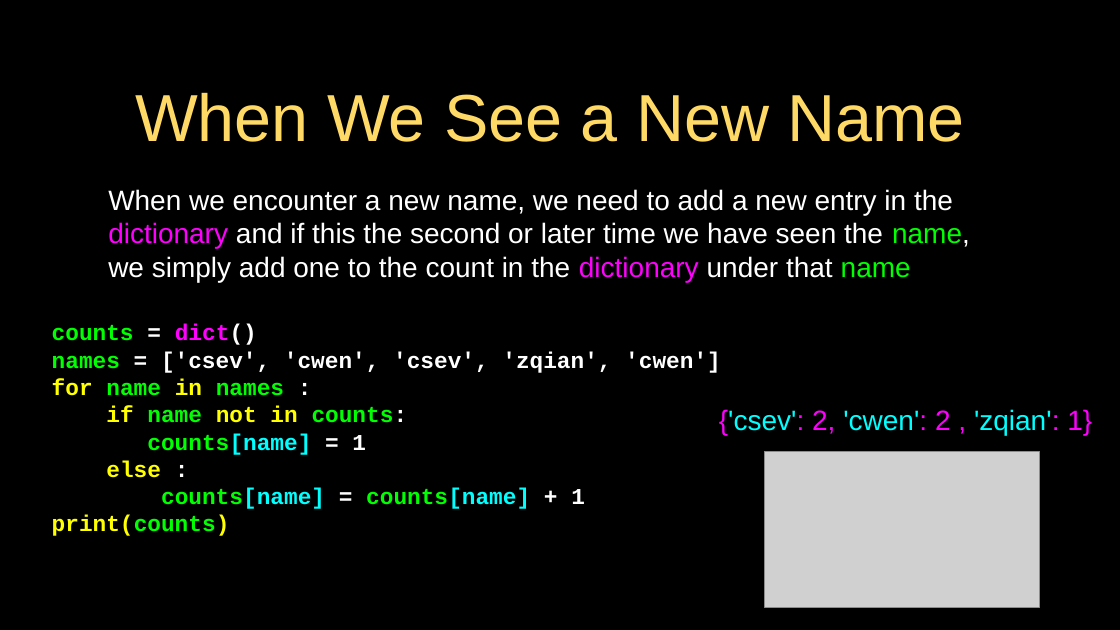
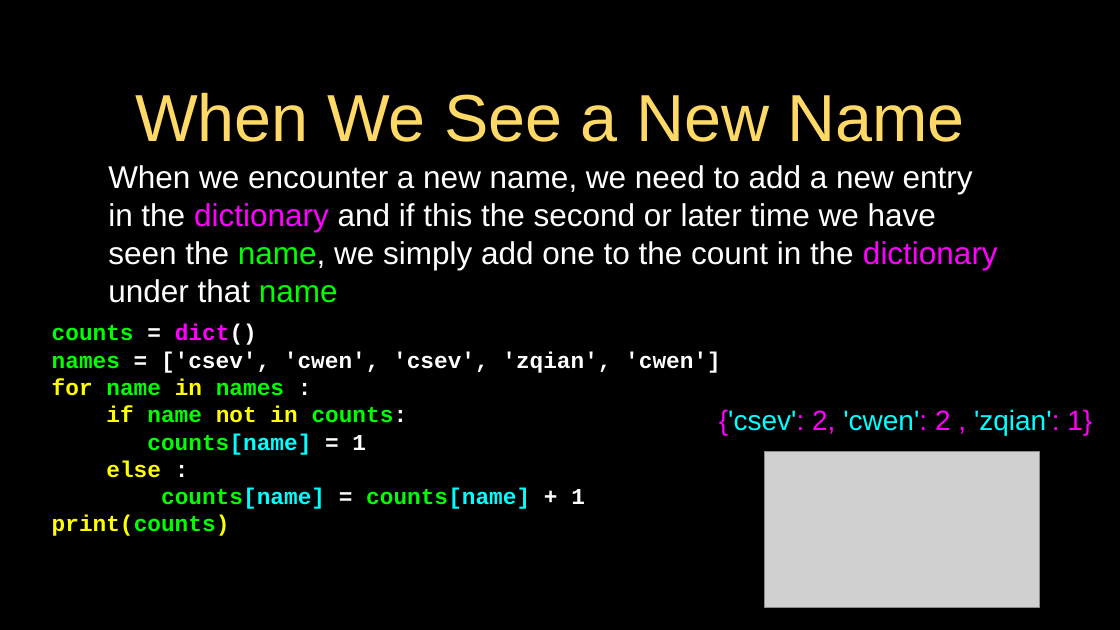
Before and after one commit to csev/py4e, a slide deck: slide 17 of lectures3/Pythonlearn-09-Dictionaries.pptx (slide 16 before the commit). Drawn at 1120x630 pixels with LibreOffice and Linux fonts; fonts in the diff are those of the drawing; grey boxes stand for pictures. Boxes give left, top, right and bottom in pixels: in the first picture for what was removed or moved away, otherwise in the second. Text is boxed around its words. In the diff, an @@ line names an element or a change of style, - is before the commit and + after.

```diff
--- a/lectures3/Pythonlearn-09-Dictionaries.pptx
+++ b/lectures3/Pythonlearn-09-Dictionaries.pptx
@@ text "When we encounter a new ..." at [108, 165, 998, 303]: size 32 to 36 pt @@
```
Also in this commit, not shown: 5 other slides changed, 2 slides added, 2 slides removed, 3 other files.
